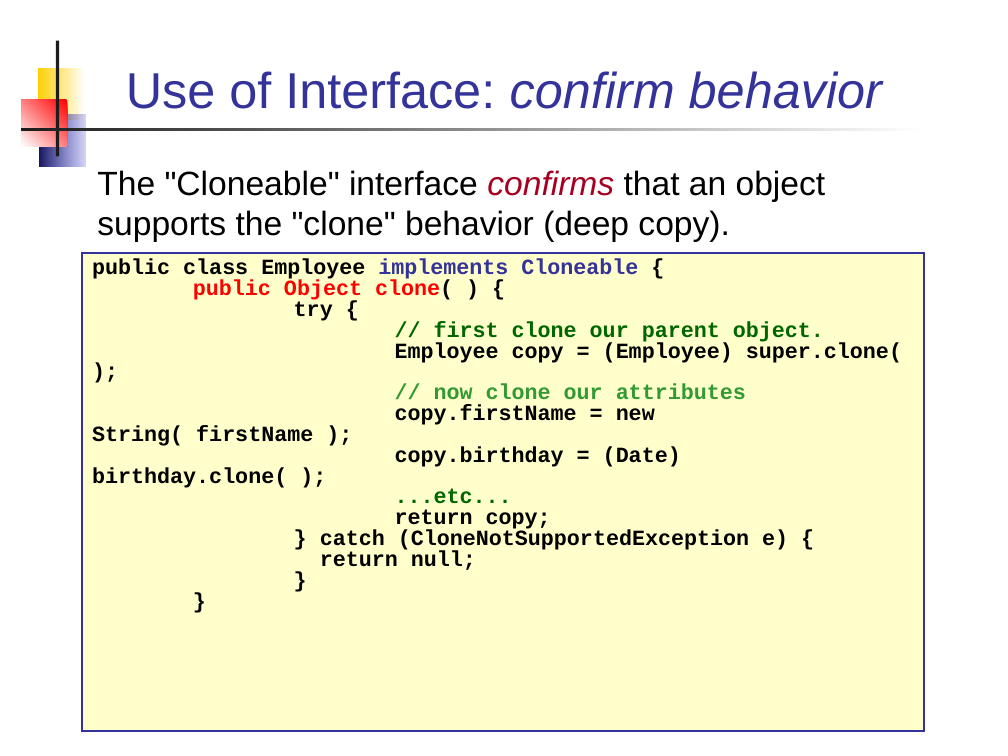
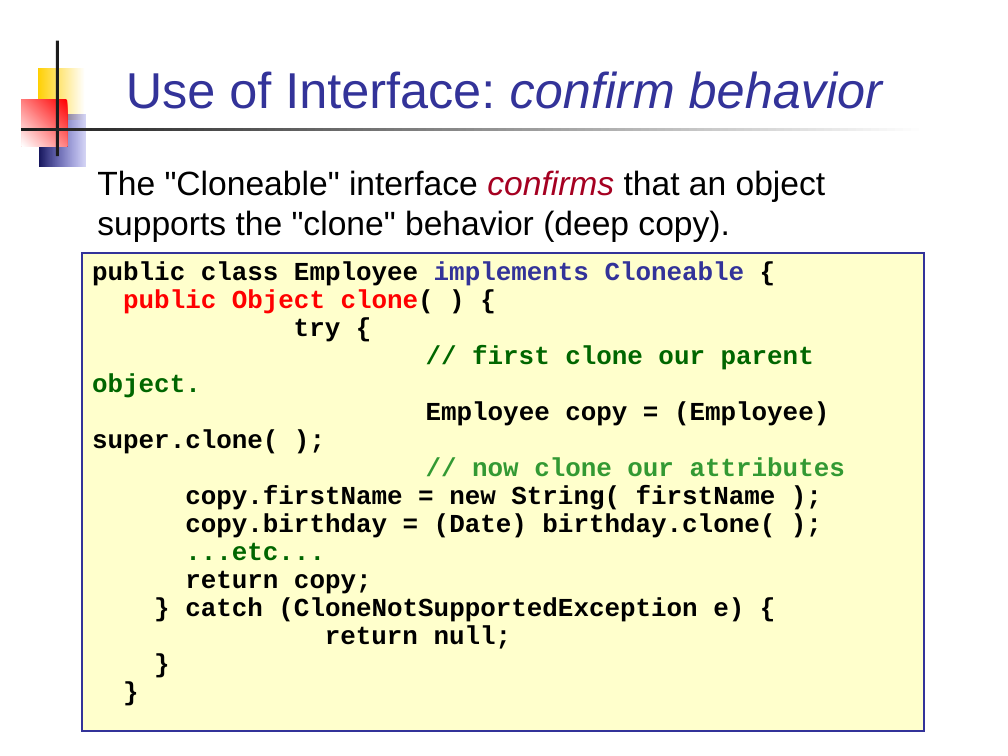
Before and after one commit to skeoop/skeoop.github.io, a slide deck: slide 21 of week2/1-Interfaces.ppt (slide 24 before the commit). Drawn at 1008x756 pixels with LibreOffice and Linux fonts; fonts in the diff are those of the drawing. Boxes give left, top, right and bottom in pixels: in the first picture for what was removed or moved away, otherwise in the second. Text is boxed around its words. In the diff, an @@ line names an element or a change of style, - is before the commit and + after.

```diff
--- a/week2/1-Interfaces.ppt
+++ b/week2/1-Interfaces.ppt
@@ text "public class Employee implements Cloneable ..." at [83,253,924,732]: size 15.5 to 18.5 pt; line spacing 0.8 to 0.9 @@
```
Also in this commit, not shown: 36 other slides changed, 2 slides added, 10 slides removed.
